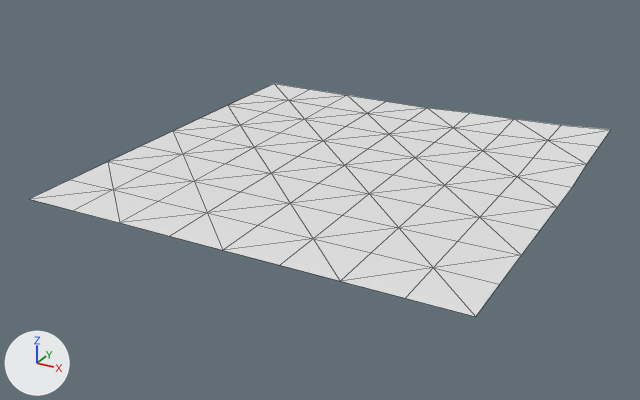
An edit to the OBJ model assets/maps/chunks/terrain_lod2_-5_4.obj, drawn before and after from the same camera.
Camera for both pictures: a 50 mm camera at (-463.0, -796.8, 86.5) aimed at (-580.2, -583.6, -20.1). Arrows for +X, +Y and +Z are at lower left; the lights stay in place. The first picture is the older version. Mesh edges are drawn as thin lines. Where no turn or scale is listed for an object, it has been applied to the vertices.

The older version as bpy lines, for what is in view:
```python
me_terrain_lod2__5_4 = bpy.data.meshes.new('terrain_lod2_-5_4')
me_terrain_lod2__5_4.from_pydata(...)  # 81 vertices, 128 faces; spans x -640.0..-512.0, y -640.0..-512.0, z -10.8..-8.3
ob_terrain_lod2__5_4 = bpy.data.objects.new('terrain_lod2_-5_4', me_terrain_lod2__5_4)
ob_terrain_lod2__5_4.location = (0.0, 0.0, 0.0)
```
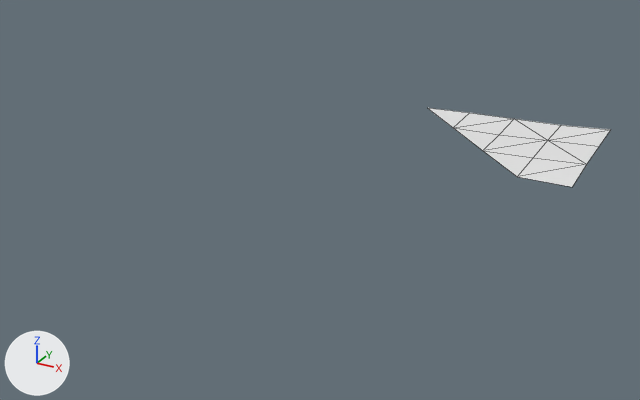
The change, as a diff of the scene's bpy script:
```diff
--- a/assets/maps/chunks/terrain_lod2_-5_4.obj.py
+++ b/assets/maps/chunks/terrain_lod2_-5_4.obj.py
@@ me_terrain_lod2__5_4 @@
 # used by ob_terrain_lod2__5_4; location = (0.0, 0.0, 0.0)
-me_terrain_lod2__5_4.from_pydata(...)  # 81 vertices, 128 faces; spans x -640.0..-512.0, y -640.0..-512.0, z -10.8..-8.3
+me_terrain_lod2__5_4.from_pydata(...)  # 14 vertices, 15 faces; spans x -576.0..-512.0, y -560.0..-512.0, z -10.8..-8.3
+# me_terrain_lod2__5_4 part 1
+# 67 vertices are removed from x -640.0..-512.0, y -640.0..-512.0, z -10.8
+# 113 faces are deleted
```

Location of each change, (x1, y1, x2, y2) in pixels of the pictures (640 x 400 px):
'terrain_lod2_-5_4', reshaped (68% narrower, 66% shorter)
    before: (30, 84, 611, 317)
    after: (428, 108, 611, 187)
part 1 of me_terrain_lod2__5_4, deleted
    before: (30, 84, 572, 317)
